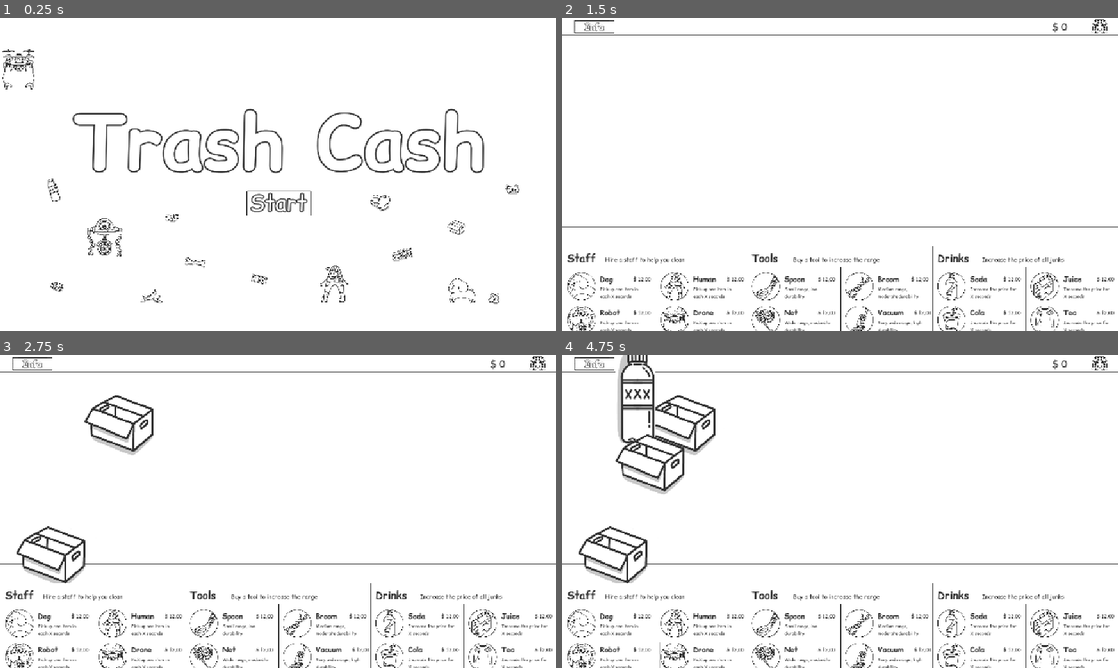
Above: before the commit, frames 1-4 (two rows, left to right).
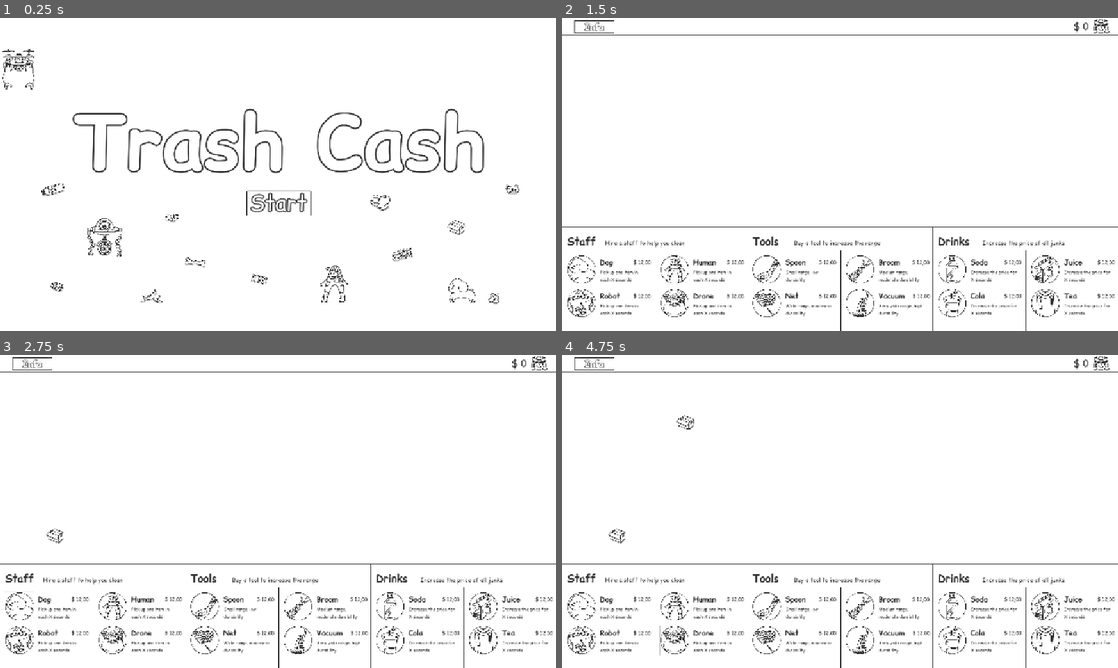
Above: after the commit, the same moments.

Repository: lu7ue/trash-cash
Game: Godot game, scene res://scenes/Start.tscn
The game is run twice, just before and just after one commit, with the same random seed, the same clock (stepped at 60 frames per second) and the same inputs.
Inputs (mouse positions are in pixels of both pictures, inside the frame that each line leads up to; where the layout moved, square brackets give the same spot in the first picture):
- Up to frame 1 (0.25 s): no input
- Up to frame 2 (1.5 s): click (840, 202) at 0.5 s; click (595, 27) at 1.25 s
- Up to frame 3 (2.75 s): click (16, 605) [16, 624] at 2 s
- Up to frame 4 (4.75 s): click (673, 605) [673, 624] at 2.75 s; click (578, 639) [578, 655] at 3.5 s; click (673, 639) [673, 655] at 4.25 s

The runs differ from the first frame. In frame 1, less than 0.1% of the frame differs, in the area x 7-12%, y 51-59%; in frame 2, 6.0%; in frame 3, 7.4%; in frame 4, 8.9%, in the area x 1-100%, y 0-100%.

Commit message:
all items generate, clickable with money update

Diff:
--- a/scenes/Game.tscn
+++ b/scenes/Game.tscn
@@ -1,8 +1,7 @@
-[gd_scene load_steps=20 format=3 uid="uid://cyi8e3yq5shns"]
-
+[gd_scene load_steps=21 format=3 uid="uid://cyi8e3yq5shns"]
+
+[ext_resource type="Texture2D" uid="uid://b80bc2ejt7h2n" path="res://assets/graphics/ui/background/main_page.PNG" id="1_45i86"]
 [ext_resource type="Script" uid="uid://qlqm2lh8c48q" path="res://scripts/game.gd" id="1_a8wo8"]
-[ext_resource type="Texture2D" uid="uid://b74fgmoqksilo" path="res://assets/graphics/ui/button/info_btn.png" id="2_3xj3m"]
-[ext_resource type="Texture2D" uid="uid://b80bc2ejt7h2n" path="res://assets/graphics/ui/background/main_page.PNG" id="1_45i86"]
 [ext_resource type="FontFile" uid="uid://doi130l25k233" path="res://assets/font/ComicRelief-Bold.ttf" id="3_a8wo8"]
 [ext_resource type="Texture2D" uid="uid://b1rpvh2ut3q6o" path="res://assets/graphics/ui/money_icon.PNG" id="3_mcffj"]
 [ext_resource type="Texture2D" uid="uid://bh4tenkiovu2j" path="res://assets/graphics/ui/textarea/money_display_frame.png" id="4_2rd6h"]
@@ -26,14 +25,16 @@
 script = ExtResource("1_a8wo8")
 
 [node name="Main Page" type="Sprite2D" parent="."]
-scale = Vector2(0.25, 0.25)
+scale = Vector2(0.25, 0.250361)
 texture = ExtResource("1_45i86")
 metadata/_edit_lock_ = true
 
 [node name="Camera2D" type="Camera2D" parent="."]
 zoom = Vector2(0.6, 0.6)
+metadata/_edit_lock_ = true
 
 [node name="Tool Bar" type="Node2D" parent="."]
+metadata/_edit_lock_ = true
 
 [node name="Info" type="Node2D" parent="Tool Bar"]
 position = Vector2(12, -10)
@@ -60,49 +61,51 @@
 theme_override_font_sizes/font_size = 32
 text = "Info"
 
-[node name="Money" type="Node2D" parent="Tool Bar"]
-position = Vector2(0, -18)
-
-[node name="Money Icon" type="Sprite2D" parent="Tool Bar/Money"]
-position = Vector2(896, -494)
+[node name="Money" type="Control" parent="Tool Bar"]
+custom_minimum_size = Vector2(300, 0)
+layout_mode = 3
+anchor_right = 1.0
+offset_top = -18.0
+offset_bottom = -18.0
+
+[node name="Moneybag Icon" type="Sprite2D" parent="Tool Bar/Money"]
+top_level = true
+position = Vector2(900, -513)
 scale = Vector2(0.25, 0.25)
 texture = ExtResource("3_mcffj")
 metadata/_edit_lock_ = true
 
-[node name="Money Display Frame" type="Sprite2D" parent="Tool Bar/Money"]
-visible = false
-position = Vector2(750, -493)
-scale = Vector2(0.25, 0.25)
-texture = ExtResource("4_2rd6h")
-
 [node name="Money Label" type="Label" parent="Tool Bar/Money"]
-offset_left = 732.0
-offset_top = -515.0
-offset_right = 851.0
-offset_bottom = -470.0
+layout_mode = 1
+anchors_preset = -1
+anchor_right = 1.0
+offset_left = 480.0
+offset_top = -517.0
+offset_right = 558.0
+offset_bottom = -472.0
 theme_override_colors/font_color = Color(0.192157, 0.192157, 0.192157, 1)
 theme_override_fonts/font = ExtResource("5_attvq")
 theme_override_font_sizes/font_size = 32
-text = "$ 00,00"
+text = "$ 0"
+horizontal_alignment = 2
+vertical_alignment = 2
 
 [node name="Ground Area" type="Node2D" parent="."]
 
 [node name="Ground Area Background" type="Sprite2D" parent="Ground Area"]
-position = Vector2(0, -152)
-scale = Vector2(0.25, 0.243939)
+position = Vector2(0, -151.375)
+scale = Vector2(0.25, 0.248769)
 texture = ExtResource("5_7ua8r")
-metadata/_edit_lock_ = true
 
 [node name="Equipment" type="Node2D" parent="."]
-metadata/_edit_lock_ = true
 
 [node name="Inventory Frame" type="Sprite2D" parent="Equipment"]
-position = Vector2(0, 407)
-scale = Vector2(0.25, 0.220833)
+position = Vector2(0, 360.031)
+scale = Vector2(0.25, 0.250043)
 texture = ExtResource("6_sv1m6")
 
 [node name="Staff" type="Node2D" parent="Equipment"]
-position = Vector2(0, 43)
+position = Vector2(0, -15)
 
 [node name="Staff Name" type="Label" parent="Equipment/Staff"]
 offset_left = -943.0
@@ -113,6 +116,7 @@
 theme_override_fonts/font = ExtResource("3_a8wo8")
 theme_override_font_sizes/font_size = 36
 text = "Staff"
+metadata/_edit_use_anchors_ = true
 
 [node name="Staff Description" type="Label" parent="Equipment/Staff"]
 offset_left = -813.0
@@ -123,6 +127,7 @@
 theme_override_fonts/font = ExtResource("5_attvq")
 theme_override_font_sizes/font_size = 20
 text = "Hire a staff to help you clean"
+metadata/_edit_use_anchors_ = true
 
 [node name="Dog" type="Node2D" parent="Equipment/Staff"]
 position = Vector2(0, 17)
@@ -313,7 +318,7 @@
 autowrap_mode = 2
 
 [node name="Tools" type="Node2D" parent="Equipment"]
-position = Vector2(637, 43)
+position = Vector2(640, -15)
 
 [node name="Tools Name" type="Label" parent="Equipment/Tools"]
 offset_left = -943.0
@@ -324,6 +329,7 @@
 theme_override_fonts/font = ExtResource("3_a8wo8")
 theme_override_font_sizes/font_size = 36
 text = "Tools"
+metadata/_edit_use_anchors_ = true
 
 [node name="Tools Description" type="Label" parent="Equipment/Tools"]
 offset_left = -800.0
@@ -334,6 +340,7 @@
 theme_override_fonts/font = ExtResource("5_attvq")
 theme_override_font_sizes/font_size = 20
 text = "Buy a tool to increase the range"
+metadata/_edit_use_anchors_ = true
 
 [node name="Spoon" type="Node2D" parent="Equipment/Tools"]
 position = Vector2(0, 17)
@@ -499,9 +506,9 @@
 text = "Vacuum"
 
 [node name="Vacuum Price Label" type="Label" parent="Equipment/Tools/Vacuum"]
-offset_left = -712.0
-offset_top = 284.0
-offset_right = -636.0
+offset_left = -720.0
+offset_top = 284.0
+offset_right = -644.0
 offset_bottom = 318.0
 theme_override_colors/font_color = Color(0.192157, 0.192157, 0.192157, 1)
 theme_override_fonts/font = ExtResource("5_attvq")
@@ -524,7 +531,7 @@
 autowrap_mode = 2
 
 [node name="Drinks" type="Node2D" parent="Equipment"]
-position = Vector2(1278, 43)
+position = Vector2(1280, -15)
 
 [node name="Drinks Name" type="Label" parent="Equipment/Drinks"]
 offset_left = -943.0
--- a/scripts/floating_text.gd
+++ b/scripts/floating_text.gd
@@ -4,23 +4,27 @@
 var timer: Timer
 
 func _ready() -> void:
-	# Create label
+	set_z_index(100)
+	# Create text label
 	label = Label.new()
-	label.add_font_override("font", load("res://assets/font/DeliusUnicase-Regular.ttf"))
-	label.set("custom_colors/font_color", Color(0.192157, 0.192157, 0.192157, 1))
-	label.set("custom_constants/font_size", 20)
+	label.text = ""
+	label.add_theme_font_override("font", load("res://assets/font/ComicRelief-Regular.ttf"))
+	label.set("theme_override_colors/font_color", Color.BLACK)
+	label.set("theme_override_font_sizes/font_size", 20)
+	label.position = Vector2(-20, -50)
+
 	add_child(label)
 
-	# Create timer for disappearance
+	# Create timer
 	timer = Timer.new()
 	timer.wait_time = 0.5
 	timer.one_shot = true
-	timer.timeout.connect(_on_timer_timeout)
+	timer.timeout.connect(queue_free)
 	add_child(timer)
 	timer.start()
 
+
 func set_text(text: String) -> void:
-	label.text = text
-
-func _on_timer_timeout() -> void:
-	queue_free()
+	await ready
+	if label:
+		label.text = text
--- a/scripts/game.gd
+++ b/scripts/game.gd
@@ -18,4 +18,4 @@
 	_on_money_changed(GameState.player_money)
 
 func _on_money_changed(amount: int) -> void:
-	money_label.text = "$ %d" % amount
+	money_label.text = "$ " + str(amount)
--- a/scripts/item.gd
+++ b/scripts/item.gd
@@ -22,6 +22,7 @@
 	# Add sprite
 	var sprite = Sprite2D.new()
 	sprite.texture = load(get_texture_path())
+	sprite.scale = Vector2(0.25, 0.25)
 	add_child(sprite)
 
 
@@ -45,9 +46,9 @@
 		"big_bone": return "res://assets/graphics/items/big_bone.png"
 		"battery": return "res://assets/graphics/items/waste_battery.png"
 		"medicine_bottle": return "res://assets/graphics/items/medicine_bottle.png"
-		#"poop": return "res://assets/graphics/items/poop.png"
+		"poop": return "res://assets/graphics/items/poop.png"
 		"cash": return "res://assets/graphics/items/cash.png"
-		_: return "res://assets/graphics/items/default.png"
+		_: return ""
 
 func _on_input_event(_viewport: Node, event: InputEvent, _shape_idx: int) -> void:
 	if event is InputEventMouseButton and event.button_index == MOUSE_BUTTON_LEFT and event.pressed:
@@ -57,11 +58,10 @@
 		else:
 			GameState.add_money(value)
 
-		# Show floating text
-		var floating_text = floating_text_scene.instantiate()
-		floating_text.position = position
-		floating_text.set_text("%s%d" % ["+" if value > 0 else "-", abs(value)])
-		get_parent().add_child(floating_text)
+			var floating_text = floating_text_scene.instantiate()
+			floating_text.global_position = global_position
+			floating_text.set_text("+%d" % value)
+			get_tree().get_root().add_child(floating_text)
 
 		# Remove item
 		queue_free()
@@ -70,6 +70,6 @@
 	if is_poop:
 		GameState.remove_money(10)
 		var floating_text = floating_text_scene.instantiate()
-		floating_text.position = position
+		floating_text.position = global_position
 		floating_text.set_text("-10")
 		get_parent().add_child(floating_text)
--- a/scripts/item_spawner.gd
+++ b/scripts/item_spawner.gd
@@ -1,6 +1,7 @@
 extends Node2D
 
 @onready var timer = $Timer
+var game_start_time = 0.0
 
 # Item scene
 var item_scene: PackedScene = preload("res://scenes/Item.tscn")
@@ -18,22 +19,22 @@
 	{"type": "battery", "probability": 0.05, "value": 100},
 	{"type": "medicine_bottle", "probability": 0.05, "value": 80},
 	{"type": "poop", "probability": 0.05, "value": 0, "is_poop": true},
-	{"type": "cash", "probability": 0.15, "value": 200}
+	{"type": "cash", "probability": 0.1, "value": 200}
 ]
 
 # Ground area boundaries
 var ground_width: float = 1920
-var ground_height: float = 720
-var ground_center: Vector2 = Vector2(0, -124)
+var ground_height: float = 620
+var ground_center: Vector2 = Vector2(0, -150)
 
 func _ready() -> void:
 	print("Item spawner called")
+	game_start_time = Time.get_ticks_msec() / 1000.0
+	timer.wait_time = 1.5
 	timer.timeout.connect(Callable(self, "_on_spawn_timer"))
 	timer.start()
 
 func _on_spawn_timer() -> void:
-	print("Spawn timer triggered")
-
 	# Calculate total probability
 	var total_prob: float = 0.0
 	for item in items:
@@ -48,6 +49,11 @@
 			spawn_item(item)
 			break
 
+	# Increase spawn rate
+	var elapsed = Time.get_ticks_msec() / 1000.0 - game_start_time
+	timer.wait_time = clamp(1.5 - elapsed * 0.05, 0.5, 1.5)
+	timer.start()
+
 func spawn_item(item_data: Dictionary) -> void:
 	var item = item_scene.instantiate()
 	item.item_type = item_data.type
@@ -58,6 +64,6 @@
 	var x = ground_center.x - ground_width / 2 + randf() * ground_width
 	var y = ground_center.y - ground_height / 2 + randf() * ground_height
 	item.position = Vector2(x, y)
-	print("Item spawned:", item.item_type)
+	#print("Item spawned:", item.item_type)
 
 	get_parent().add_child(item)
Binary file changed: assets/graphics/items/plastic_bottle.png
